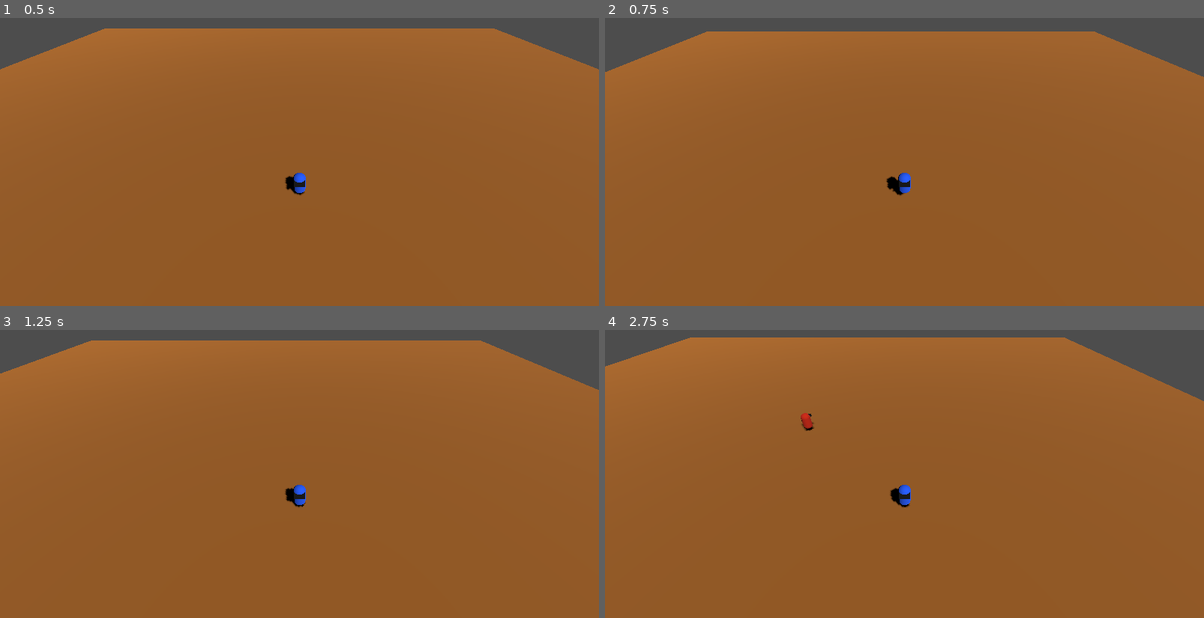
Above: before the commit, frames 1-4 (two rows, left to right).
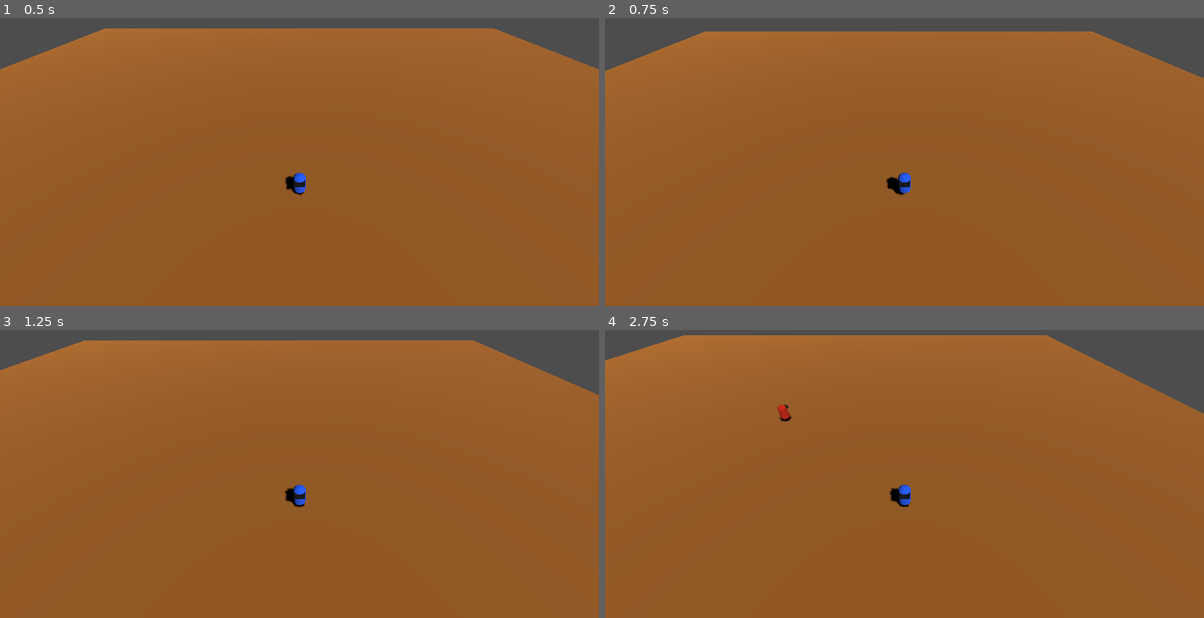
Above: after the commit, the same moments.

Repository: YUChoe/roguelike.io.v1
Game: Godot game, scene res://floor.tscn
The game is run twice, just before and just after one commit, with the same random seed, the same clock (stepped at 60 frames per second) and the same inputs.
Inputs:
- Up to frame 1 (0.5 s): no input
- Up to frame 2 (0.75 s): tap Enter (ui_accept) at 0.5 s; hold Right (ui_right) from 0.53 s (still down)
- Up to frame 3 (1.25 s): keep holding Right (ui_right); tap Enter (ui_accept) at 0.77 s
- Up to frame 4 (2.75 s): release Right (ui_right) at 1.28 s; hold Down (ui_down) 1.28-2.03 s; tap Enter (ui_accept) at 1.52 s; hold Right (ui_right) from 2.03 s (still down)

Frame 1 is identical in both runs. In frame 2, 0.1% of the frame differs, in the area x 0-100%, y 4-62%; in frame 3, 0.5%; in frame 4, 1.7%, in the area x 0-100%, y 1-62%.

Commit message:
removed whitespace tailing

Diff:
--- a/GroundTile.gd
+++ b/GroundTile.gd
@@ -41,16 +41,21 @@
 			spawn(enemy_distance)
 			break
 
-
+func get_dist_between_player(e):
+	var epos = e.global_position
+	return PL.global_position.distance_to(epos)
 
 func _on_melee_attack_timer_timeout():
-	var plpos = PL.global_position
+	#var plpos = PL.global_position
+	var closest_enemy = null
 	for e in ENMY:
-		var epos = e.global_position
-		var d = plpos.distance_to(epos)
+		var d = get_dist_between_player(e)
 		if d > 2 : continue
-		_melee_to_Enemy(e)
-		break
+		if closest_enemy == null or d < get_dist_between_player(closest_enemy):
+			closest_enemy = e
+			continue
+	if closest_enemy:
+		_melee_to_Enemy(closest_enemy)
 
 func _melee_to_Enemy(e):
 	e.hit()
--- a/Player.gd
+++ b/Player.gd
@@ -1,6 +1,6 @@
 extends CharacterBody3D
 
-const SPEED = 5.0
+const SPEED = 7.5
 const JUMP_VELOCITY = 5.0
 
 # Get the gravity from the project settings to be synced with RigidBody nodes.
Not shown, added: README.md
